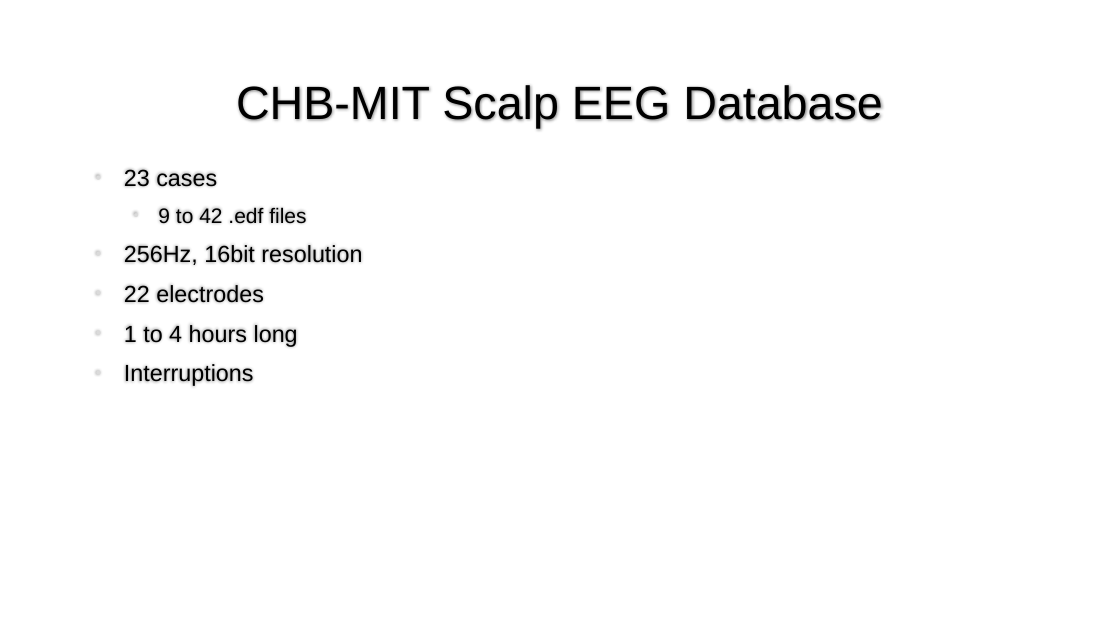
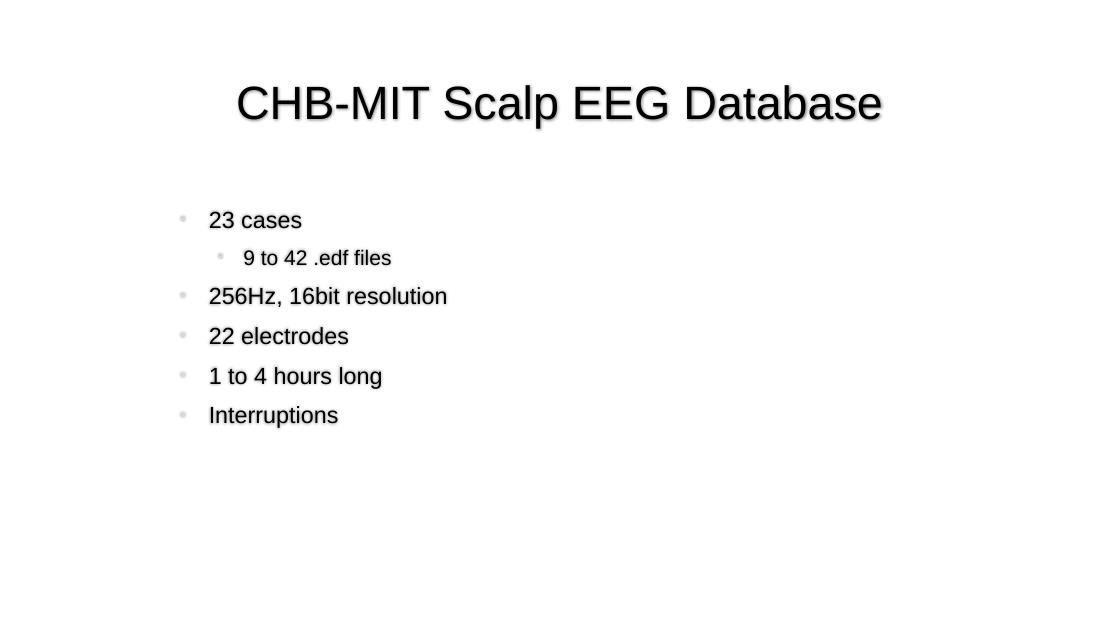
Before and after one commit to Christian-Espinosa/TFG-AI-detection-seizures, a slide deck: slide 5 of Documentation/PresentacióTFG.pptm (slide 7 before the commit). Drawn at 1120x630 pixels with LibreOffice and Linux fonts; fonts in the diff are those of the drawing. Boxes give left, top, right and bottom in pixels: in the first picture for what was removed or moved away, otherwise in the second. Text is boxed around its words. In the diff, an @@ line names an element or a change of style, - is before the commit and + after.

```diff
--- a/Documentation/PresentacióTFG.pptm
+++ b/Documentation/PresentacióTFG.pptm
@@ text "23 cases": place and size @@
-text "23 cases" at (124,169,362,386)
+text "23 cases" at (209,211,447,428)
```
Also in this commit, not shown: 8 other slides changed, 12 slides added, 2 slides removed, 4 other files.
